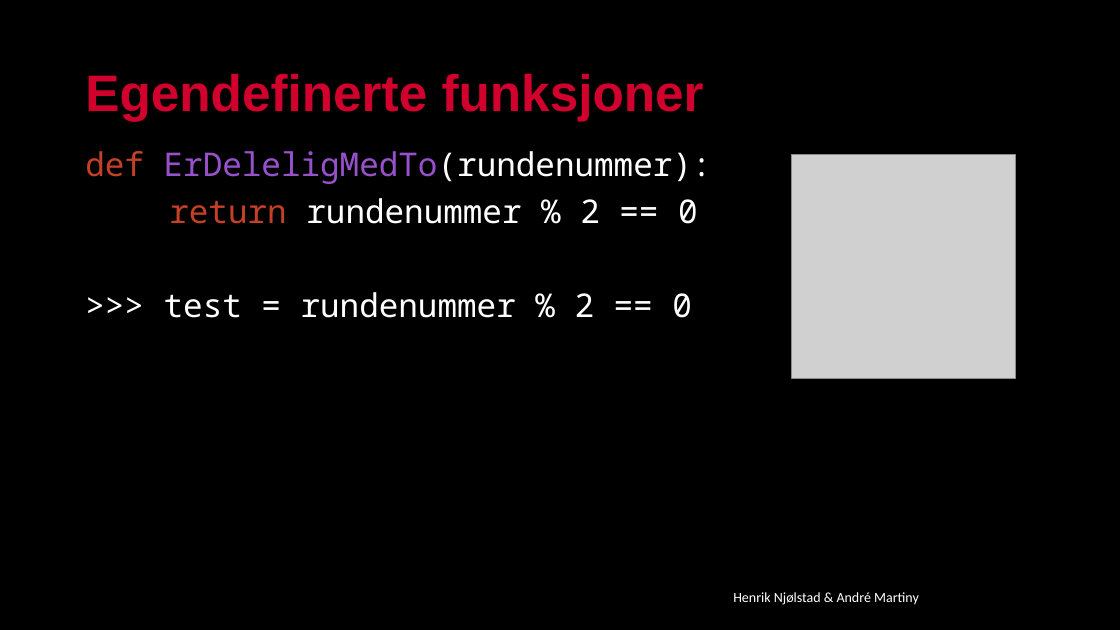
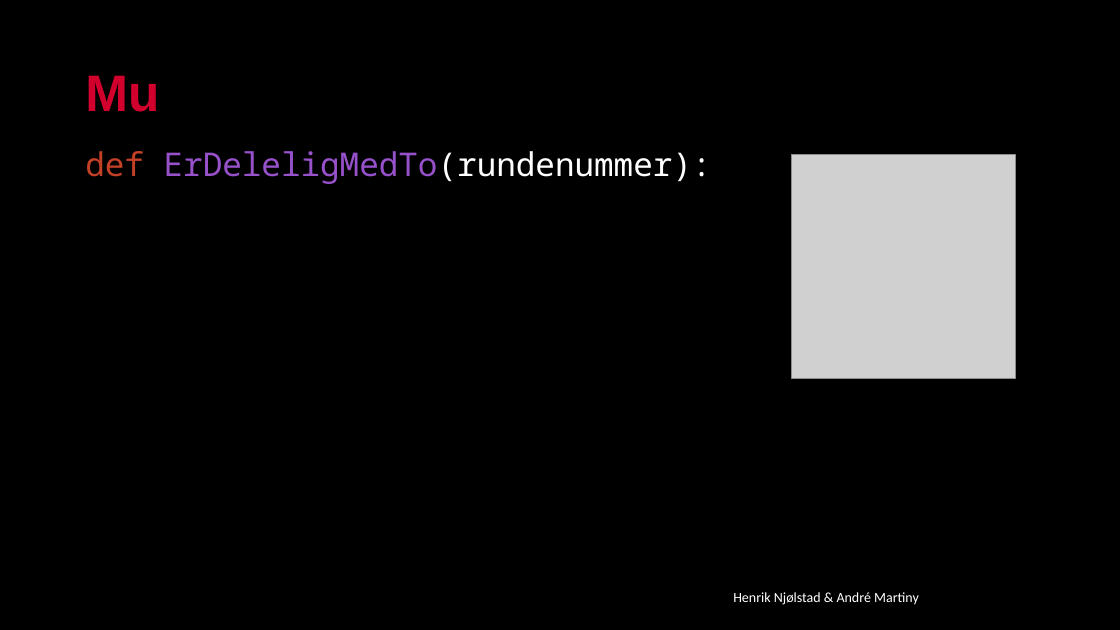
Before and after one commit to kodelaben/kodelaben.github.io, a slide deck: slide 14 of _drafts/Oppgaver/Workshop/Workshop_2PP.pptx (slide 18 before the commit). Drawn at 1120x630 pixels with LibreOffice and Linux fonts; fonts in the diff are those of the drawing; grey boxes stand for pictures; background and template pictures are left out. Boxes give left, top, right and bottom in pixels: in the first picture for what was removed or moved away, otherwise in the second. Text is boxed around its words. In the diff, an @@ line names an element or a change of style, - is before the commit and + after.

```diff
--- a/_drafts/Oppgaver/Workshop/Workshop_2PP.pptx
+++ b/_drafts/Oppgaver/Workshop/Workshop_2PP.pptx
@@ title at [85, 75, 159, 112]: text changed @@
-Egendefinerte funksjoner
+Mu
@@ text at [164, 198, 698, 318]: paragraphs removed @@
-return rundenummer % 2 == 0
->>> test = rundenummer % 2 == 0
```
Also in this commit, not shown: 9 other slides changed.
